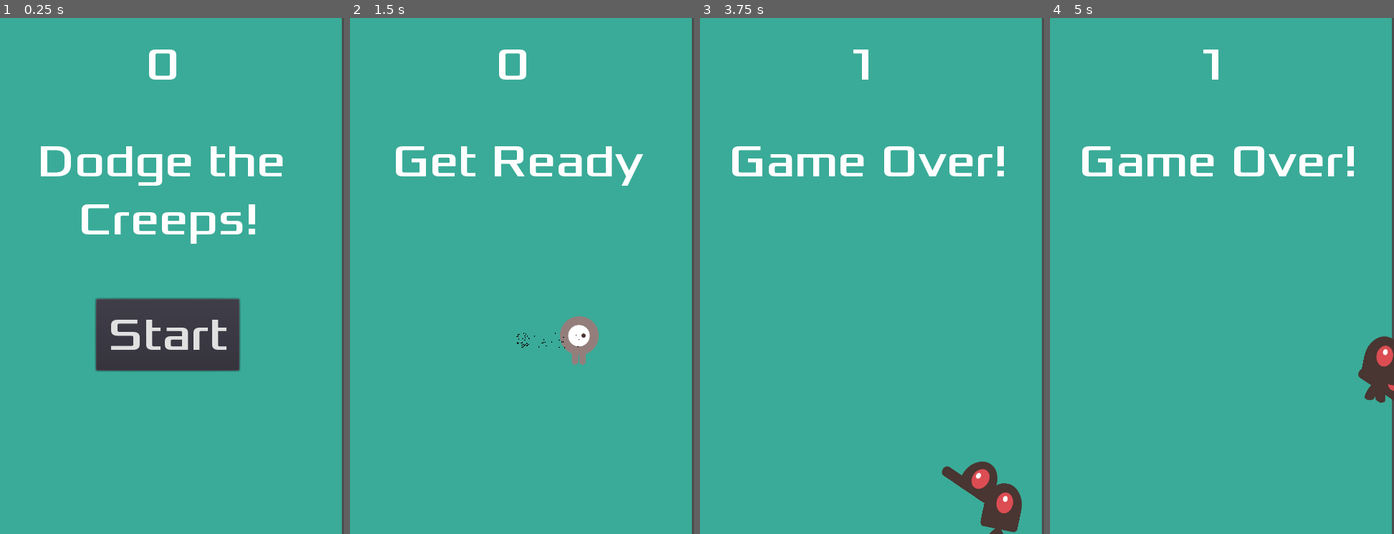
Above: before the commit, frames 1-4 (left to right).
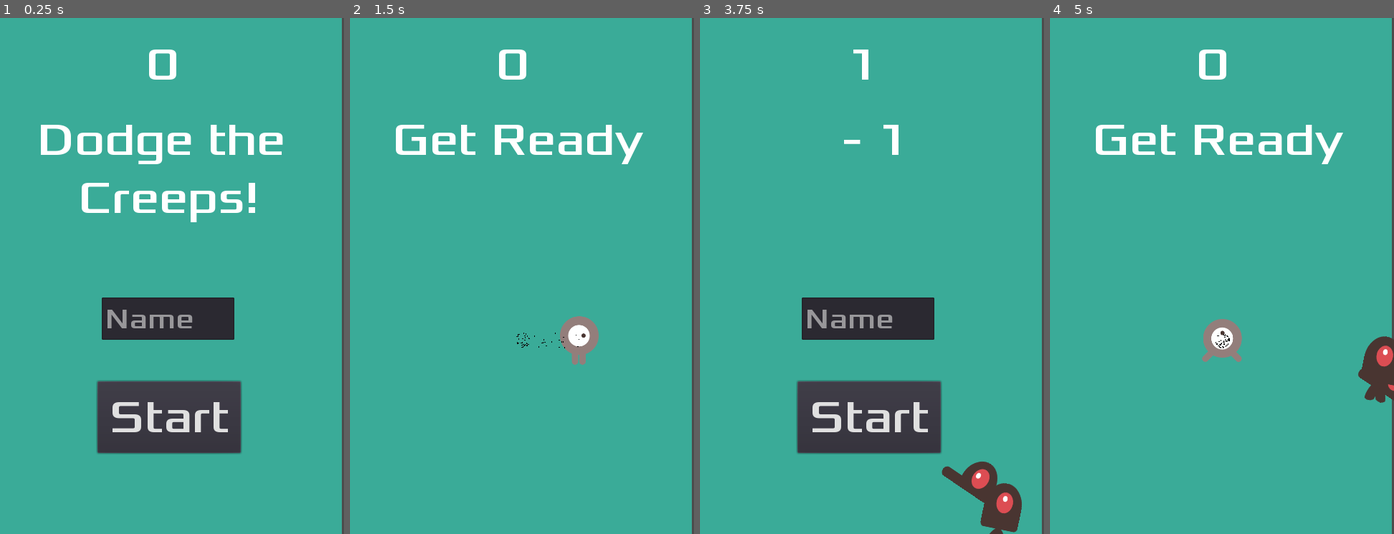
Above: after the commit, the same moments.

Repository: Omegapoint/hackathon-2018.2-godot-Dodge-the-Creeps
Game: Godot game, scene res://Main.tscn
Same seed, same stepped clock (60 frames per second), same inputs: the game is played once before the commit and once after it.
Inputs (mouse positions are in pixels of both pictures, inside the frame that each line leads up to):
- Up to frame 1 (0.25 s): no input
- Up to frame 2 (1.5 s): click "Start" at 0.5 s; hold Right (ui_right) from 1.28 s (still down)
- Up to frame 3 (3.75 s): release Right (ui_right) at 2.03 s; hold Down (ui_down) 2.03-2.78 s; hold Right (ui_right) 2.78-3.53 s; hold Up (ui_up) from 3.53 s (still down)
- Up to frame 4 (5 s): release Up (ui_up) at 4.25 s; click (1218, 415) at 4.25 s, where only the run after the commit has a clickable "Start"

The runs differ from the first frame. In frame 1, 15% of the frame differs, in the area x 11-83%, y 20-85%; in frame 2, 3.1%; in frame 3, 11%; in frame 4, 4.4%.

Commit message:
Added high score list

Diff:
--- a/HUD.gd
+++ b/HUD.gd
@@ -7,11 +7,15 @@
     $MessageLabel.show()
     $MessageTimer.start()
 
-func show_game_over():
-    show_message("Game Over!")
-    yield($MessageTimer, "timeout")
+func show_game_over(highscore_list):
+    $MessageLabel.text = ""
+    var highscore_size = 3
+    if highscore_list.size() < 3:
+        highscore_size = highscore_list.size()
+    for i in highscore_size:
+        $MessageLabel.text += highscore_list[i][1] + " - " + str(highscore_list[i][0]) + "\n"
     $StartButton.show()
-    $MessageLabel.text = "Dodge the\nCreeps"
+    $NameInput.show()
     $MessageLabel.show()
 
 func update_score(score):
@@ -23,4 +27,5 @@
 
 func _on_StartButton_pressed():
     $StartButton.hide()
+    $NameInput.hide()
     emit_signal("start_game")
--- a/HUD.tscn
+++ b/HUD.tscn
@@ -22,6 +22,14 @@
 [sub_resource type="DynamicFont" id=1]
 
 size = 64
+use_mipmaps = false
+use_filter = false
+font_data = ExtResource( 2 )
+_sections_unfolded = [ "Font", "Settings" ]
+
+[sub_resource type="DynamicFont" id=4]
+
+size = 40
 use_mipmaps = false
 use_filter = false
 font_data = ExtResource( 2 )
@@ -67,9 +75,9 @@
 anchor_right = 0.0
 anchor_bottom = 0.0
 margin_left = -53.0
-margin_top = 161.0
+margin_top = 131.0
 margin_right = 523.0
-margin_bottom = 398.0
+margin_bottom = 368.0
 rect_pivot_offset = Vector2( 0, 0 )
 rect_clip_content = false
 mouse_filter = 2
@@ -91,10 +99,10 @@
 anchor_top = 0.0
 anchor_right = 0.0
 anchor_bottom = 0.0
-margin_left = 134.0
-margin_top = 392.0
-margin_right = 334.0
-margin_bottom = 492.0
+margin_left = 136.0
+margin_top = 507.0
+margin_right = 336.0
+margin_bottom = 607.0
 rect_pivot_offset = Vector2( 0, 0 )
 rect_clip_content = false
 focus_mode = 2
@@ -119,6 +127,33 @@
 one_shot = true
 autostart = false
 
+[node name="NameInput" type="LineEdit" parent="." index="4"]
+
+anchor_left = 0.0
+anchor_top = 0.0
+anchor_right = 0.0
+anchor_bottom = 0.0
+margin_left = 142.0
+margin_top = 390.0
+margin_right = 327.0
+margin_bottom = 449.0
+rect_pivot_offset = Vector2( 0, 0 )
+rect_clip_content = false
+focus_mode = 2
+mouse_filter = 0
+mouse_default_cursor_shape = 1
+size_flags_horizontal = 1
+size_flags_vertical = 1
+custom_fonts/font = SubResource( 4 )
+focus_mode = 2
+context_menu_enabled = true
+placeholder_text = "Name"
+placeholder_alpha = 0.6
+caret_blink = false
+caret_blink_speed = 0.65
+caret_position = 0
+_sections_unfolded = [ "Placeholder", "Visibility", "custom_fonts" ]
+
 [connection signal="start_game" from="." to="." method="_on_HUD_start_game"]
 
 [connection signal="pressed" from="StartButton" to="." method="_on_StartButton_pressed"]
--- a/Main.gd
+++ b/Main.gd
@@ -5,11 +5,13 @@
 # var b = "textvar"
 export (PackedScene) var Mob
 var score
+var highscore_list
 
 func _ready():
 	# Called when the node is added to the scene for the first time.
 	# Initialization here
 	randomize()
+	highscore_list = []
 
 #func _process(delta):
 #	# Called every frame. Delta is time since last frame.
@@ -18,12 +20,22 @@
 
 
 func game_over():
+	addHighscore($Player.nick, score)
 	$ScoreTimer.stop()
 	$MobTimer.stop()
-	$HUD.show_game_over()
+	$HUD.show_game_over(highscore_list)
 	$Music.stop()
 	$DeathSound.play()
 
+func addHighscore(nick, score):
+	var highscore_entry = [score,nick]
+	highscore_list.append(highscore_entry)
+	highscore_list.sort_custom(self, "compareScores")
+
+func compareScores(a, b):
+	if (a[0] > b[0]):
+		return true
+	return false
 
 
 func _on_HUD_start_game():
@@ -33,6 +45,7 @@
 	score = 0
 	$DeathSound.stop()
 	$Music.play()
+	$Player.nick= $HUD/NameInput.text
 	$Player.start($StartPosition.position)
 	$StartTimer.start()
 	$HUD.update_score(score)
--- a/Main.tscn
+++ b/Main.tscn
@@ -14,7 +14,7 @@
 "points": PoolVector2Array( 0, 0, 0, 0, 5, 4.39998, 0, 0, 0, 0, 482, 7.39998, 0, 0, 0, 0, 479, 722.4, 0, 0, 0, 0, 4, 722.4, 0, 0, 0, 0, 5, 4.39998 )
 }
 
-[node name="Main" type="Node"]
+[node name="Main" type="Node" index="0"]
 
 script = ExtResource( 1 )
 _sections_unfolded = [ "Pause" ]
--- a/Player.gd
+++ b/Player.gd
@@ -3,6 +3,7 @@
 signal hit
 export (int) var speed
 var screensize
+var nick
 
 func _ready():
 	# Called when the node is added to the scene for the first time.
@@ -52,11 +53,3 @@
 	position = pos
 	show()
 	$CollisionShape2D.disabled = false
-
-#func game_over():
-	#$ScoreTimer.stop()
-	#$MobTimer.stop()
-
-#func new_game():
-	#score = 0
-	#$Player.start($StartPosition.position)
--- a/Player.tscn
+++ b/Player.tscn
@@ -92,7 +92,7 @@
 anim_loop = false
 _sections_unfolded = [ "Color", "Emission Shape", "Gravity", "Scale", "Trail" ]
 
-[node name="Player" type="Area2D" index="0"]
+[node name="Player" type="Area2D"]
 
 input_pickable = true
 gravity_vec = Vector2( 0, 1 )
Not shown: 1 places in HUD.tscn that only renumber resources
